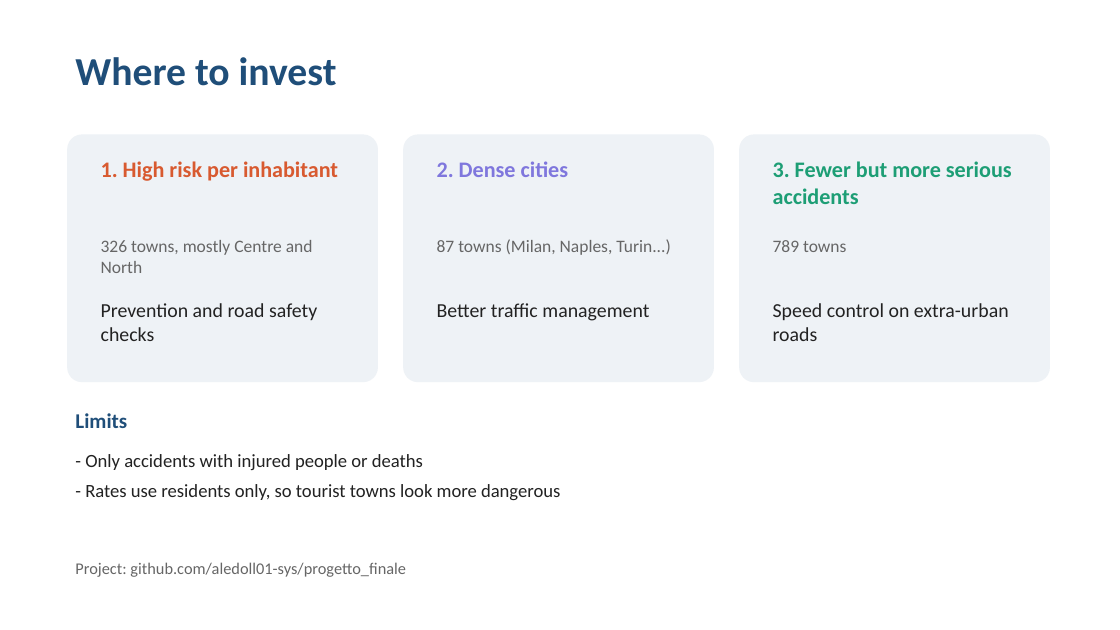
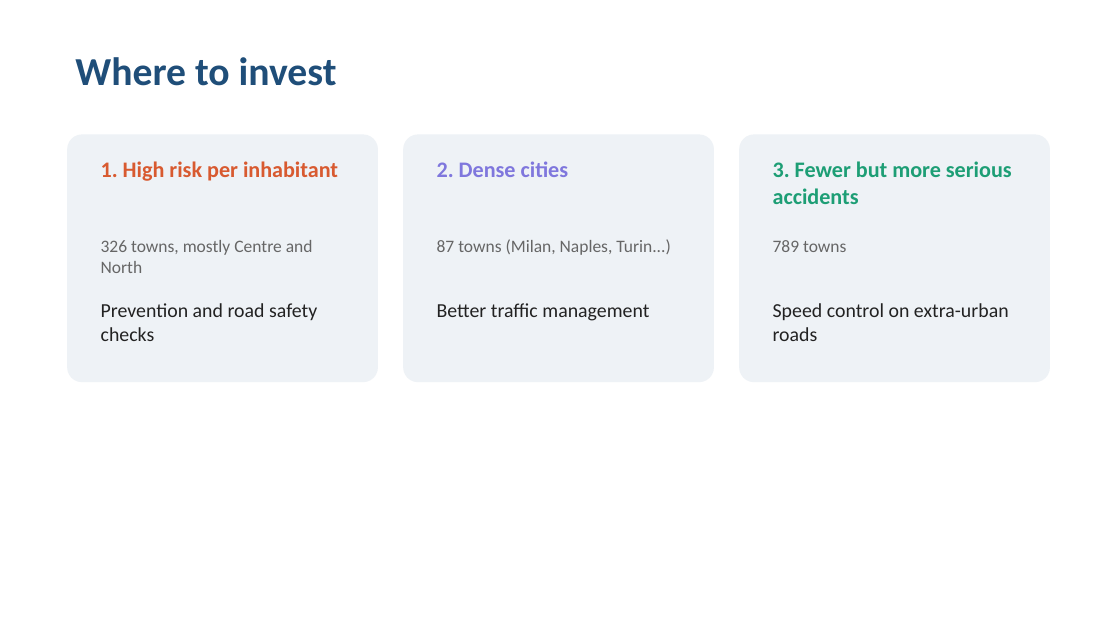
Before and after one commit to aledoll01-sys/progetto_finale, a slide deck: slide 5 of presentation/road_accidents_presentation.pptx. Drawn at 1120x630 pixels with LibreOffice and Linux fonts; fonts in the diff are those of the drawing. Boxes give left, top, right and bottom in pixels: in the first picture for what was removed or moved away, otherwise in the second. Text is boxed around its words. In the diff, an @@ line names an element or a change of style, - is before the commit and + after.

Commit message:
Add presentation and final README

```diff
--- a/presentation/road_accidents_presentation.pptx
+++ b/presentation/road_accidents_presentation.pptx
@@ text removed at (75, 413, 127, 428) @@
-Limits
@@ text removed at (85, 454, 560, 500) @@
-- Only accidents with injured people or deaths
-- Rates use residents only, so tourist towns look more dangerous
@@ text removed at (75, 562, 406, 577) @@
-Project: github.com/aledoll01-sys/progetto_finale
```
Also in this commit, not shown: 1 other file.
